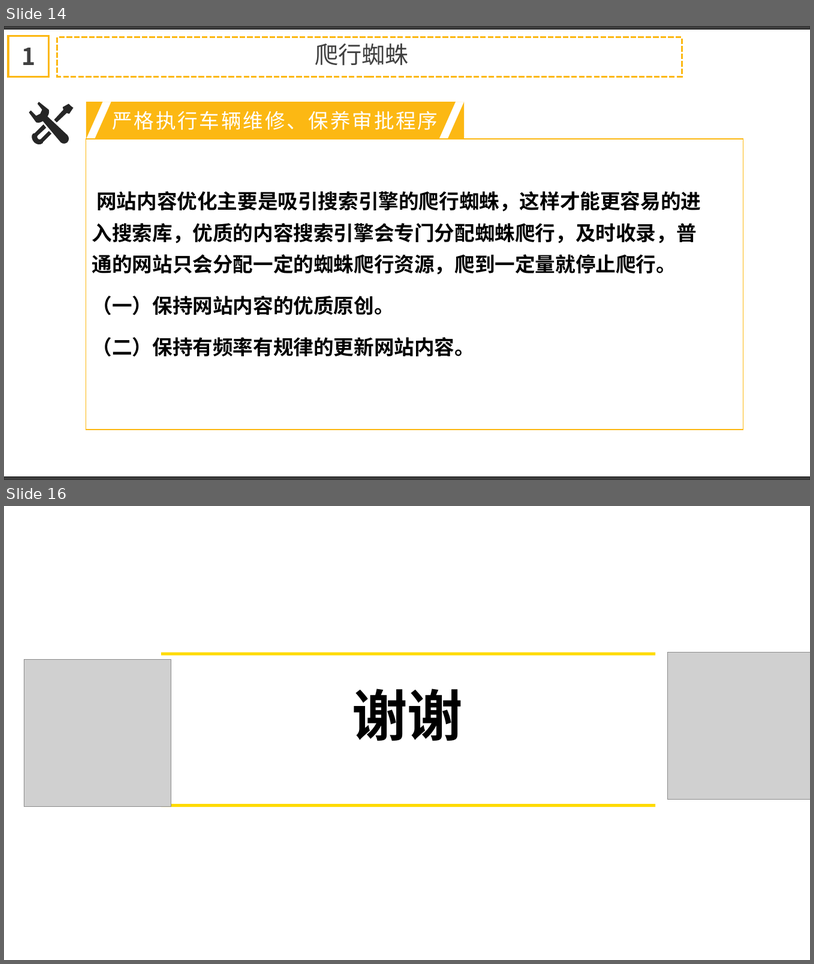
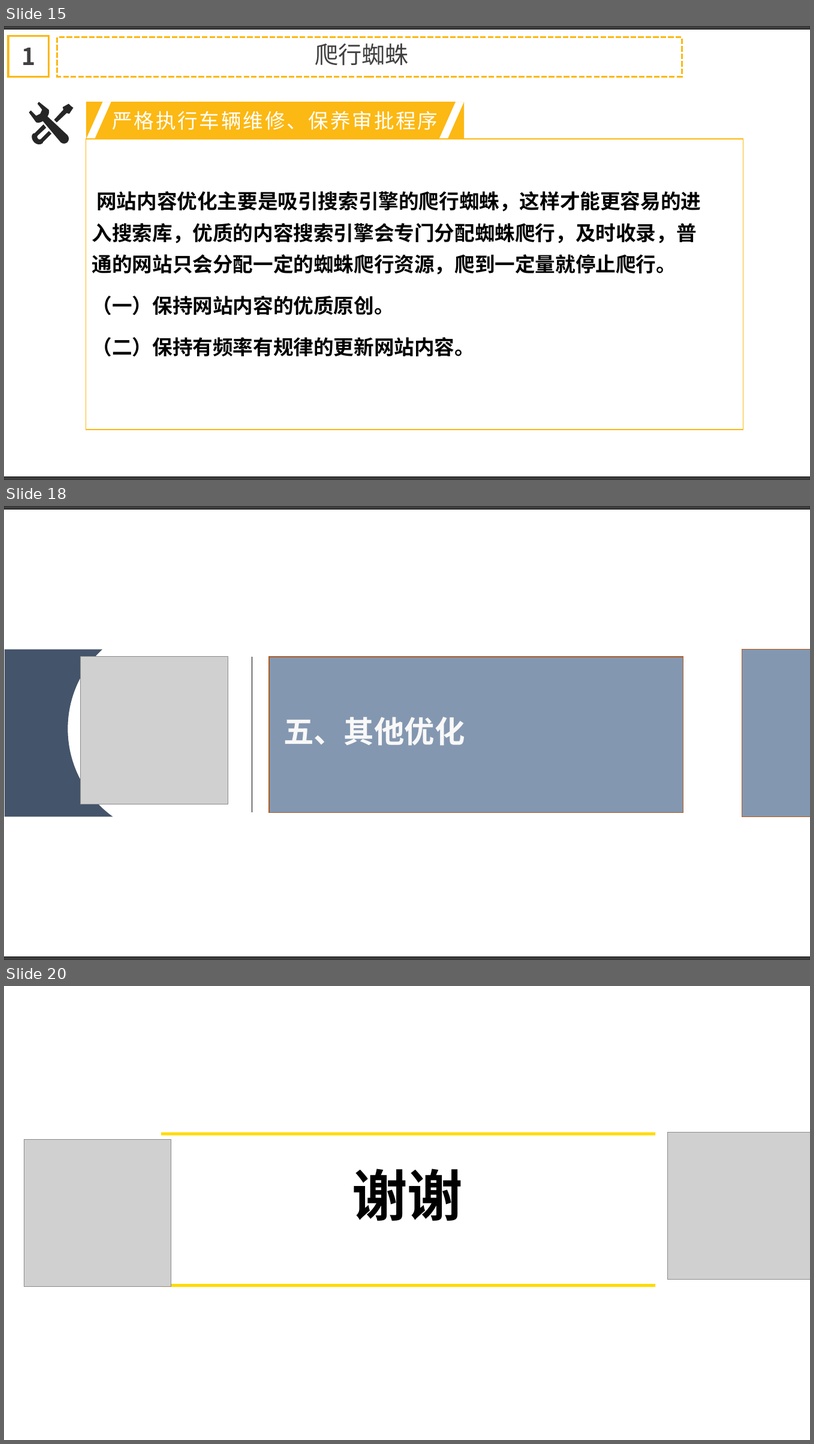
Before and after one commit to Shellcoochi/tmp, a slide deck: SEO/SEO方案分享.pptx. Shown one above the other, each under a label of ours: slides 14 and 16 before the commit, slides 15, 18 and 20 after it; the slides between them are not shown. The pictures are 814x964 and 814x1444 pixels, drawn with LibreOffice and Linux fonts; fonts in the diff are those of the drawing; grey boxes stand for pictures. Boxes give left, top, right and bottom in pixels: in the first picture for what was removed or moved away, otherwise in the second. Text is boxed around its words. In the diff, an @@ line names an element or a change of style, - is before the commit and + after.

```diff
--- a/SEO/SEO方案分享.pptx
+++ b/SEO/SEO方案分享.pptx
@@ slide 18 added at bbox=[4, 506, 810, 960], background #FFFFFF @@
@@ rectangle added at bbox=[4, 506, 810, 509], fill #404040, outline #2F2F2F 1 pt @@
@@ freeform shape added at bbox=[5, 649, 113, 816], fill #44546A @@
@@ freeform shape added at bbox=[743, 649, 810, 816], fill #8497B0, outline #AF5C24 1 pt @@
@@ picture added at bbox=[81, 657, 228, 804] @@
@@ line added from (252, 812) to (252, 657), #000000 0.75 pt @@
@@ rectangle added at bbox=[270, 657, 684, 812], fill #8497B0, outline #AF5C24 1 pt @@
@@ text added at bbox=[284, 717, 465, 745], 36 pt, text #F8F8F8, bold @@
+五、其他优化
@@ rectangle added at bbox=[4, 957, 810, 960], fill #404040, outline #2F2F2F 1 pt @@
@@ what was slide 14 is now slide 15 @@
@@ what was slide 16 is now slide 20 @@
```
Also in this commit, not shown: 3 slides changed, 3 other slides added.
